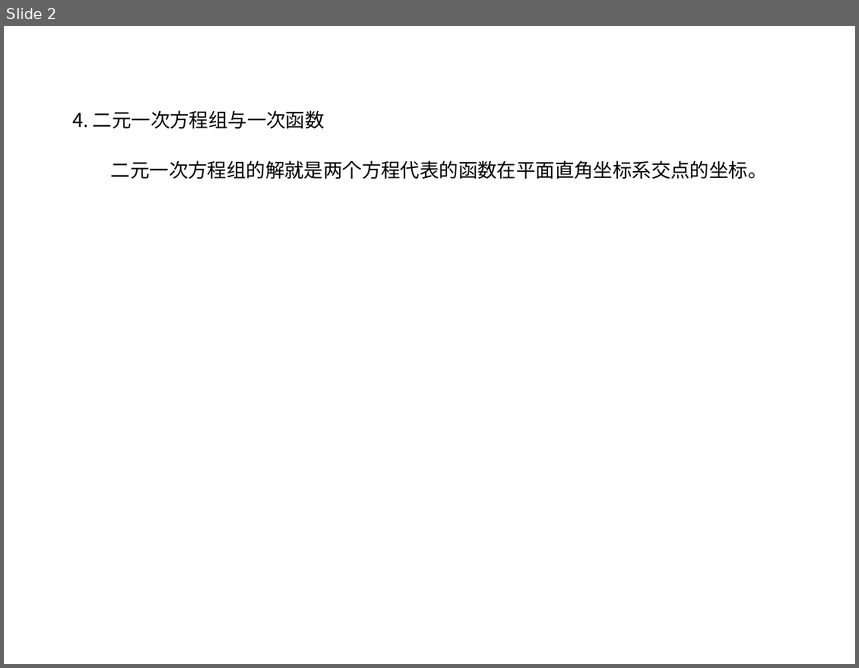
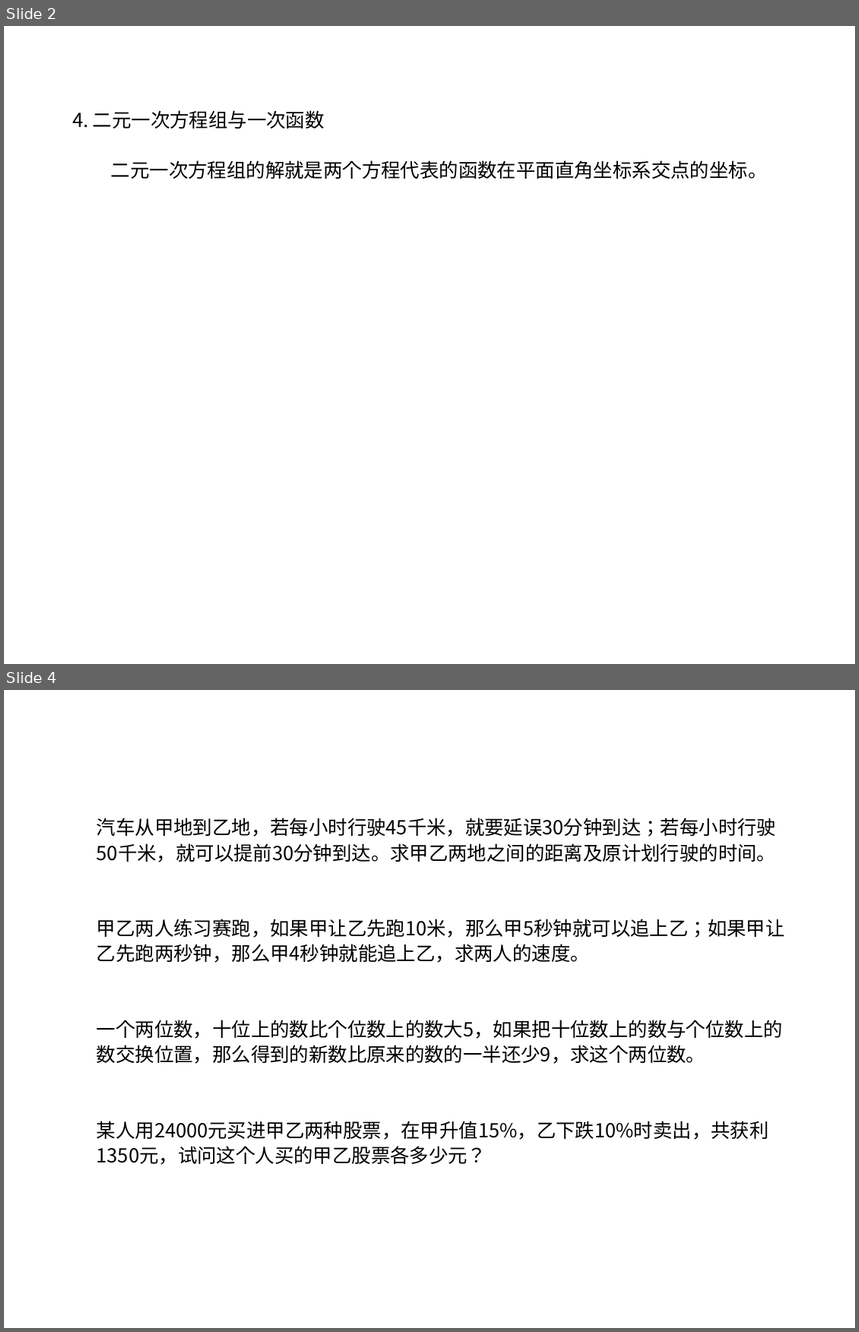
Before and after one commit to ericzhang/english-math, a slide deck: math/grade-7-下/7下数学人教版-unit-8-二元一次方程组.ppt. Shown one above the other, each under a label of ours: slide 2 before the commit, slides 2 and 4 after it; the slides between them are not shown. The pictures are 859x668 and 859x1332 pixels, drawn with LibreOffice and Linux fonts; fonts in the diff are those of the drawing. Boxes give left, top, right and bottom in pixels: in the first picture for what was removed or moved away, otherwise in the second. Text is boxed around its words. In the diff, an @@ line names an element or a change of style, - is before the commit and + after.

```diff
--- a/math/grade-7-下/7下数学人教版-unit-8-二元一次方程组.ppt
+++ b/math/grade-7-下/7下数学人教版-unit-8-二元一次方程组.ppt
@@ slide 4 added at box(4, 690, 855, 1328), background #FFFFFF @@
@@ text added at box(97, 818, 785, 1165), 18 pt, text #000000 @@
+汽车从甲地到乙地，若每小时行驶45千米，就要延误30分钟到达；若每小时行驶50千米，就可以提前30分钟到达。求甲乙两地之间的距离及原计划行驶的时间。
+甲乙两人练习赛跑，如果甲让乙先跑10米，那么甲5秒钟就可以追上乙；如果甲让乙先跑两秒钟，那么甲4秒钟就能追上乙，求两人的速度。
+一个两位数，十位上的数比个位数上的数大5，如果把十位数上的数与个位数上的数交换位置，那么得到的新数比原来的数的一半还少9，求这个两位数。
+某人用24000元买进甲乙两种股票，在甲升值15%，乙下跌10%时卖出，共获利1350元，试问这个人买的甲乙股票各多少元？
```
Also in this commit, not shown: 1 slide changed, 6 other slides added, 34 other files.
